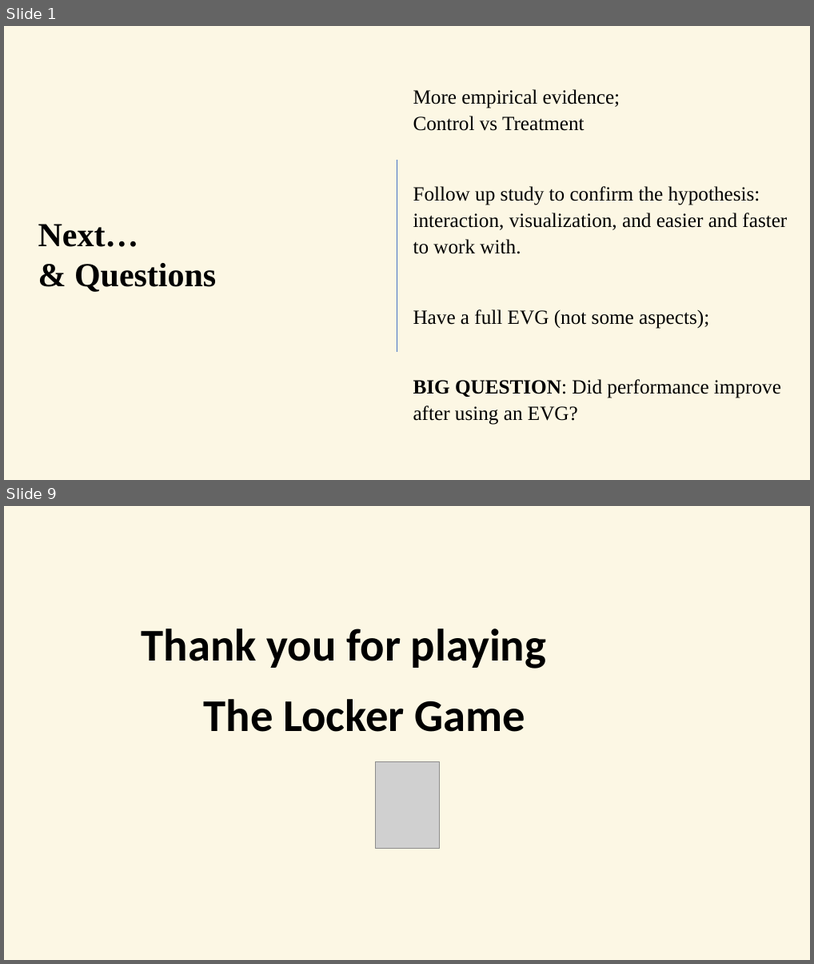
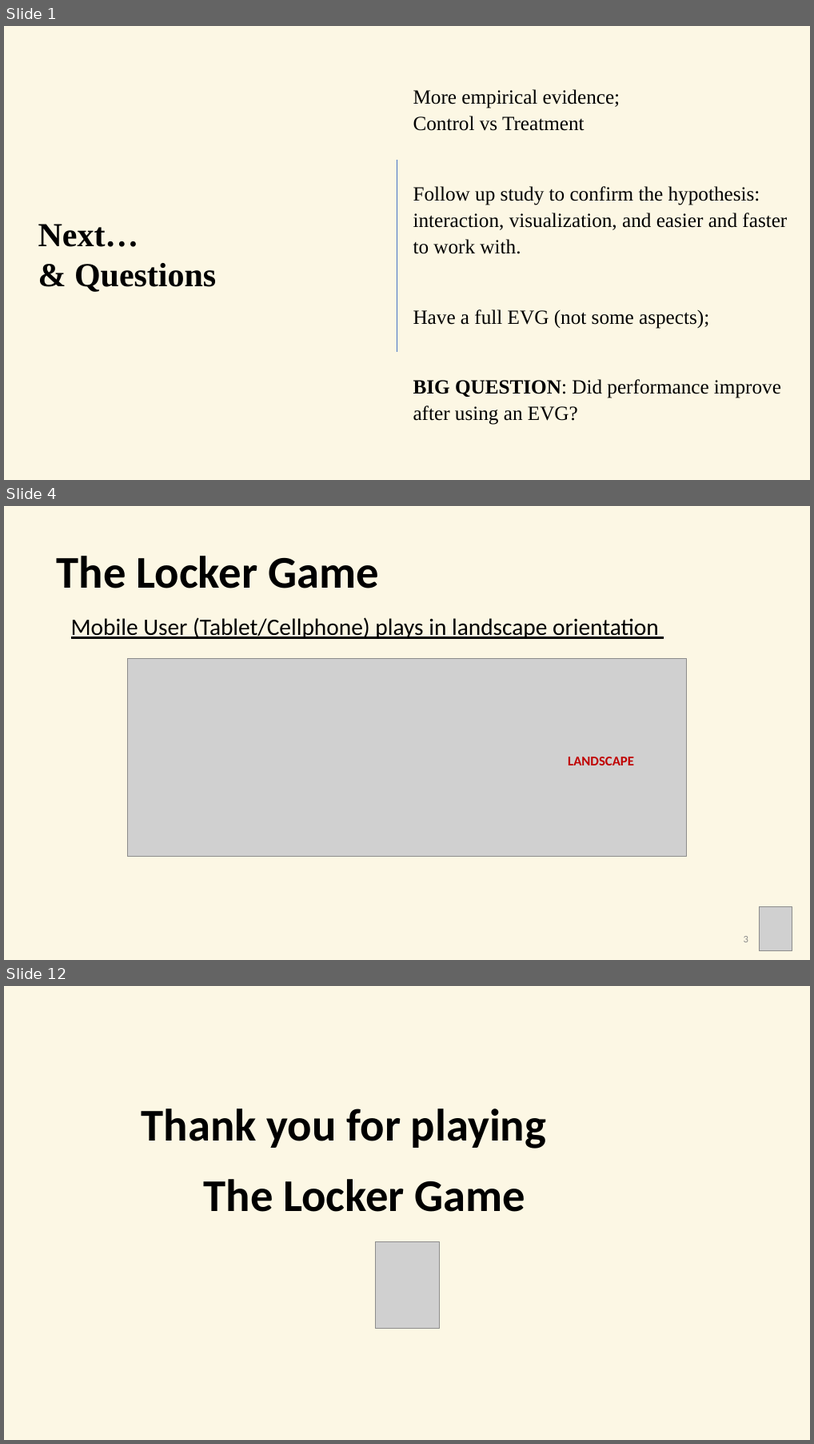
Before and after one commit to ERiRodz/LockerGame_web, a slide deck: _media/TheLockerGame_howToPay.pptx. Shown one above the other, each under a label of ours: slides 1 and 9 before the commit, slides 1, 4 and 12 after it; the slides between them are not shown. The pictures are 814x964 and 814x1444 pixels, drawn with LibreOffice and Linux fonts; fonts in the diff are those of the drawing; grey boxes stand for pictures; background and template pictures are left out. Boxes give left, top, right and bottom in pixels: in the first picture for what was removed or moved away, otherwise in the second. Text is boxed around its words. In the diff, an @@ line names an element or a change of style, - is before the commit and + after.

```diff
--- a/_media/TheLockerGame_howToPay.pptx
+++ b/_media/TheLockerGame_howToPay.pptx
@@ slide 4 added at bbox=[4, 506, 810, 960], background #FCF7E4 @@
@@ text added at bbox=[57, 556, 379, 588], 54 pt, text #000000, bold @@
+The Locker Game
@@ text added at bbox=[71, 617, 659, 639], 28 pt, text #000000, underline @@
+Mobile User (Tablet/Cellphone) plays in landscape orientation
@@ picture added at bbox=[127, 659, 687, 856] @@
@@ text added at bbox=[568, 756, 634, 765], 16 pt, text #C00000, bold @@
+LANDSCAPE
@@ picture added at bbox=[759, 907, 792, 951] @@
@@ text added at bbox=[744, 936, 749, 942], 12 pt, text #8C8C8C @@
+3
@@ what was slide 9 is now slide 12 @@
```
Also in this commit, not shown: 7 slides changed, 2 other slides added, 2 other files.
